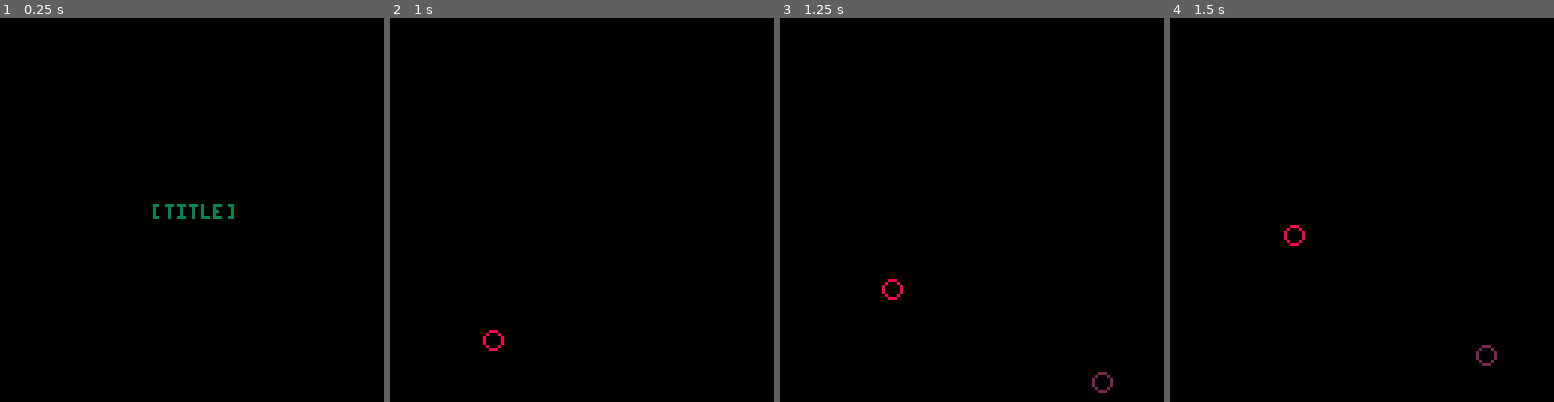
Above: before the commit, frames 1-4 (left to right).
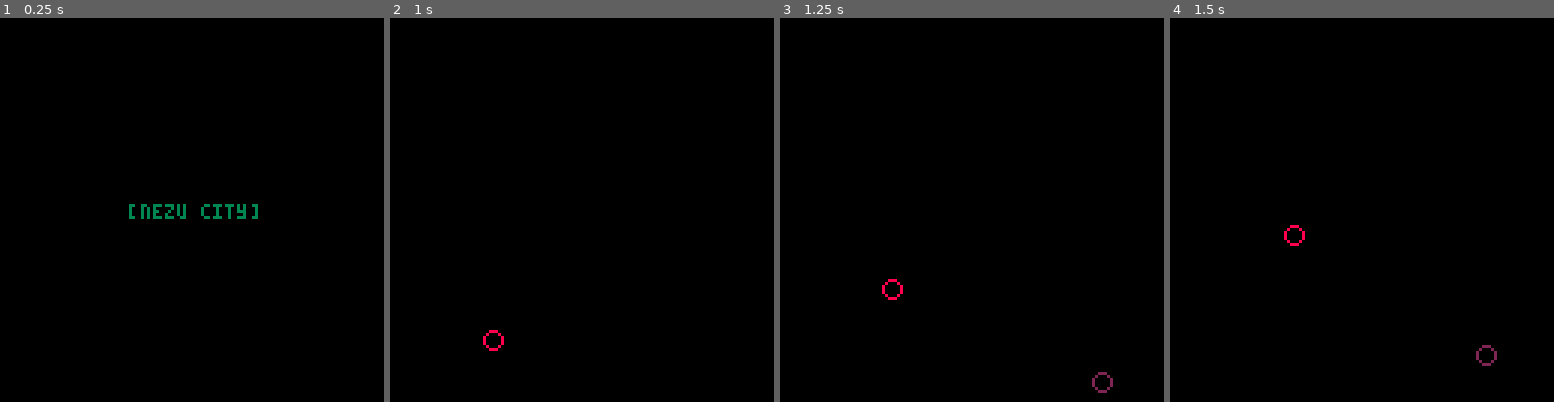
Above: after the commit, the same moments.

Repository: shuGH/pico8-nezu
Game: PICO-8 cartridge nezu.p8
Two runs of this game, one before a commit and one after it. Both use one fixed random seed, a clock stepped at 60 frames per second and the inputs below.
Inputs:
- Up to frame 1 (0.25 s): no input
- Up to frame 2 (1 s): tap X (X key) at 0.33 s; tap O (Z key) at 0.7 s
- Up to frame 3 (1.25 s): tap X (X key) at 1.07 s
- Up to frame 4 (1.5 s): no input

The runs differ from the first frame. In frame 1, 0.5% of the frame differs, in the area x 33-68%, y 48-53%; in frame 2, nothing differs; in frame 3, nothing differs; in frame 4, nothing differs.

Commit message:
Add: import library from ino.

Diff:
--- a/nezu.p8
+++ b/nezu.p8
@@ -1,9 +1,10 @@
 pico-8 cartridge // http://www.pico-8.com
-version 16
+version 18
 __lua__
---------------------------------
+------------------------------------------------------------------------------------------------
 -- pico system - shuzo iwasaki -
---------------------------------
+------------------------------------------------------------------------------------------------
+
 g_dbg = false
 g_win = {x = 128, y = 128}
 
@@ -282,7 +283,640 @@
 	print("ord: "..str)
 end
 
--- nezu city ------------------------
+------------------------------------------------------------------------------------------------
+-- nezu city
+------------------------------------------------------------------------------------------------
+
+s_alphabet = {
+"_","*",
+"a","b","c","d","e","f","g","h",
+"i","j","k","l","m","n","o","p",
+"q","r","s","t","u","v","w","x",
+"y","z",",",".","+","-","!","?",
+}
+
+s_grd = 90
+s_letter = 20
+
+s_score = 0
+s_name = {1,1,1}
+s_ranking_max = 5
+-- num: -32768.0 to 32767.99 (overflow in calc is ok.)
+s_num_offset = 32767
+
+s_dbg_log = {'','',''}
+
+-- util ------------------------
+
+function to_name_str(name)
+	local str = ""
+	for i=1, 3 do
+		if name[i] and s_alphabet[name[i]] then
+			str = str..s_alphabet[name[i]]
+		else
+			str = str..s_alphabet[1]
+		end
+	end
+	return str
+end
+
+function get_null_ranking(max)
+	local ranking = {}
+	for i=1, max do
+		add(ranking, {n={1,1,1}, s=0})
+	end
+	return ranking
+end
+
+function save_name(name)
+	dset(0, name[1])
+	dset(1, name[2])
+	dset(2, name[3])
+end
+function load_name()
+	return {dget(0),dget(1),dget(2)}
+end
+
+function save_score(score)
+	dset(3, score)
+end
+function load_score()
+	return dget(3)
+end
+
+function init_data()
+	dset(0, 0)
+	dset(1, 0)
+	dset(2, 0)
+	dset(3, 0)
+end
+
+-- fade ------------------------
+
+local fade_table={
+	{0,0,0,0,0,0,0,0,0,0,0,0,0,0,0},
+	{1,1,1,1,1,1,1,0,0,0,0,0,0,0,0},
+	{2,2,2,2,2,2,1,1,1,0,0,0,0,0,0},
+	{3,3,3,3,3,3,1,1,1,0,0,0,0,0,0},
+	{4,4,4,2,2,2,2,2,1,1,0,0,0,0,0},
+	{5,5,5,5,5,1,1,1,1,1,0,0,0,0,0},
+	{6,6,13,13,13,13,5,5,5,5,1,1,1,0,0},
+	{7,6,6,6,6,13,13,13,5,5,5,1,1,0,0},
+	{8,8,8,8,2,2,2,2,2,2,0,0,0,0,0},
+	{9,9,9,4,4,4,4,4,4,5,5,0,0,0,0},
+	{10,10,9,9,9,4,4,4,5,5,5,5,0,0,0},
+	{11,11,11,3,3,3,3,3,3,3,0,0,0,0,0},
+	{12,12,12,12,12,3,3,1,1,1,1,1,1,0,0},
+	{13,13,13,5,5,5,5,1,1,1,1,1,0,0,0},
+	{14,14,14,13,4,4,2,2,2,2,2,1,1,0,0},
+	{15,15,6,13,13,13,5,5,5,5,5,1,1,0,0}
+}
+
+-- rate: [0.0,1.0]
+function fade_scr(rate)
+	for c=0,15 do
+		local i = mid(0,flr(rate * 15),15) + 1
+		pal(c,fade_table[c+1][i])
+	end
+end
+
+-- gpio ------------------------
+
+-- name: 36*36*36 = 46656
+-- num: -32768.0 to 32767.99
+-- gpio: 255*255 = 65025
+
+s_gpio_cnt_idx = 10
+s_gpio_ope_idx = 11
+s_gpio_post_idx = 12
+s_gpio_pull_idx = 12
+
+function peek_gpio(idx)
+	return peek(0x5f80 + idx)
+end
+function poke_gpio(idx, n)
+	poke(0x5f80 + idx, n)
+end
+
+function to_gpio2(num16, is_offset)
+	is_offset = is_offset or false
+	if is_offset then
+		return {(num16 + s_num_offset) % 256, flr((num16 + s_num_offset) / 256)}
+	end
+	return {num16 % 256, flr(num16 / 256)}
+end
+function from_gpio2(gpio2, is_offset)
+	is_offset = is_offset or false
+	if is_offset then
+		return gpio2[1] + (gpio2[2] * 256) - s_num_offset
+	end
+	return gpio2[1] + (gpio2[2] * 256)
+end
+
+function to_name_offset16(arr)
+	local num16o = -s_num_offset
+	local n = 1
+	for i=1, 3 do
+		num16o += arr[i] * n
+		n *= 40
+	end
+	return num16o
+end
+function from_name_offset16(num16o)
+	local arr = {}
+	local n = 1
+	local mod = s_num_offset % 40
+	local num = num16o + mod
+	local off = s_num_offset - mod
+	for i=1, 3 do
+		-- over 32767/40 is not work
+		mod = off % 40
+		num += mod
+		off -= mod
+		if num < 0 then
+			arr[i] = (num + off) % 40
+		else
+			arr[i] = ((num % 40) + (off % 40)) % 40
+		end
+		num = (num - arr[i])/40
+		off = off/40
+	end
+	return arr
+end
+
+function increment_gpio_cnt()
+	if (peek_gpio(s_gpio_cnt_idx) >= 256) then
+		poke_gpio(s_gpio_cnt_idx, 0)
+	else
+		poke_gpio(s_gpio_cnt_idx, peek_gpio(s_gpio_cnt_idx) + 1)
+	end
+end
+function set_gpio_ope(idx)
+	-- 1:post, 2:pull, 3:post done, 4:pull ok
+	poke_gpio(s_gpio_ope_idx, idx)
+end
+
+-- web api ------------------------
+
+s_api = {
+	init = function(self,max)
+		self.cnt = 0
+		self.elasped = -1.0
+		self.max = max
+		self.wait_max = 4.0
+		self.callback_post = nil
+		self.callback_pull = nil
+
+		poke_gpio(s_gpio_cnt_idx, 0)
+		poke_gpio(s_gpio_ope_idx, 0)
+	end,
+	update = function(self,delta)
+		if self.elasped >= 0 then self.elasped += delta end
+		if self.elasped >= self.wait_max then
+			if self.callback_post ~= nil then self.callback_post() end
+			if self.callback_pull ~= nil then self.callback_pull(get_null_ranking(self.max)) end
+			self.elasped = -1.0
+		end
+
+		if self.cnt == peek_gpio(s_gpio_cnt_idx) then return end
+		self.cnt = peek_gpio(s_gpio_cnt_idx)
+
+		if peek_gpio(s_gpio_ope_idx) == 3 then
+			if self.callback_post ~= nil then
+				self.callback_post()
+				self.callback_post = nil
+			end
+			self.elasped = -1.0
+		elseif peek_gpio(s_gpio_ope_idx) == 4 then
+			if self.callback_pull ~= nil then
+				local ranking = get_null_ranking(self.max)
+				for i=1, #ranking do
+					local idx = s_gpio_pull_idx + (i-1) * 4
+					if peek_gpio(idx) ~= 0 then
+						ranking[i]["n"] = from_name_offset16(
+							from_gpio2({peek_gpio(idx+0), peek_gpio(idx+1)}, true)
+						)
+						ranking[i]["s"] = from_gpio2({peek_gpio(idx+2), peek_gpio(idx+3)})
+					end
+				end
+				self.callback_pull(ranking)
+				self.callback_pull = nil
+			end
+			self.elasped = -1.0
+		end
+	end,
+
+	post = function(self,name,score,callback)
+		if self.elasped >= 0 then return end
+		local name_gpio2 = to_gpio2(to_name_offset16(name), true)
+		local score_gpio2 = to_gpio2(score)
+		poke_gpio(s_gpio_post_idx + 0, name_gpio2[1])
+		poke_gpio(s_gpio_post_idx + 1, name_gpio2[2])
+		poke_gpio(s_gpio_post_idx + 2, score_gpio2[1])
+		poke_gpio(s_gpio_post_idx + 3, score_gpio2[2])
+		set_gpio_ope(1)
+		increment_gpio_cnt()
+		self.callback_post = callback
+		self.elasped = 0
+	end,
+	pull = function(self,callback)
+		if self.elasped >= 0 then return end
+		set_gpio_ope(2)
+		increment_gpio_cnt()
+		self.callback_pull = callback
+		self.elasped = 0
+	end,
+	exit = function(self)
+		self.callback_post = nil
+		self.callback_pull = nil
+		self.elasped = -1
+	end,
+	draw_debug = function(self)
+		printr(
+			""..self.elasped..","..self.cnt.." ["..peek_gpio(s_gpio_cnt_idx)..","..peek_gpio(s_gpio_ope_idx).."]",
+			g_win.y,0,11
+		)
+		printr(
+			"["..peek_gpio(s_gpio_post_idx+0)..","..peek_gpio(s_gpio_post_idx+1)..","..peek_gpio(s_gpio_post_idx+2)..","..peek_gpio(s_gpio_post_idx+3).."]",
+			g_win.x,6,11
+		)
+		local n = from_gpio2({peek_gpio(s_gpio_post_idx+0), peek_gpio(s_gpio_post_idx+1)}, true)
+		local s = from_gpio2({peek_gpio(s_gpio_post_idx+2), peek_gpio(s_gpio_post_idx+3)})
+		printr(
+			"("..n..","..s..")",
+			g_win.x,12,11
+		)
+	end
+}
+
+-- name reel ------------------------
+
+char_reel = p.define({
+	const = function(self, px, py, num, color)
+		char_reel._super.const(self,px,py)
+		self.chars = {}
+		for i = 1, num do
+			self.chars[i] = 1
+		end
+
+		self.index = 1
+		self.color = color
+
+		self.fixed = false
+		self.decided = false
+		self.duration = 0.4
+		self.elasped = 0
+	end,
+	dest = function(self)
+	end,
+
+	update = function(self,delta)
+		char_reel._super.update(self,delta)
+		self.elasped = (self.elasped < self.duration * 2) and (self.elasped + delta) or (0)
+	end,
+	draw = function(self)
+		-- blink after decided
+		if self.decided then
+			if self.elasped > self.duration then return end
+		end
+
+		local x = 0
+		local y = 0
+		color(self.color)
+		print("[", self.pos.x + (-0 * 4), self.pos.y)
+		for i = 1, #self.chars do
+			local char = s_alphabet[self.chars[i]]
+			if self.fixed then
+				print(char, self.pos.x + (i * 4), self.pos.y)
+			elseif (i ~= self.index) or (self.elasped > self.duration) then
+				-- blink
+				print(char, self.pos.x + (i * 4), self.pos.y)
+			end
+		end
+		print("]", self.pos.x + ((#self.chars+1) * 4), self.pos.y)
+	end,
+	is_fixed = function(self)
+		return self.fixed
+	end,
+	is_decided = function(self)
+		return self.decided
+	end,
+	is_first = function(self)
+		return (self.index == 1)
+	end,
+	is_last = function(self)
+		return (self.index == #self.chars)
+	end,
+	decide = function(self)
+		self.duration = 0.1
+		self.decided = true
+	end,
+	fix = function(self)
+		self.fixed = true
+	end,
+	cancel = function(self)
+		self.fixed = false
+		self.elasped = 0
+	end,
+	set_index = function(self, idx)
+		self.index = mid(1, idx, #self.chars)
+		if self.chars[self.index] == 1 then
+			self.chars[self.index] = 2
+		end
+	end,
+	next = function(self)
+		self:set_index((self.index < #self.chars) and (self.index + 1) or (1))
+		self.elasped = 0
+	end,
+	back = function(self)
+		self:set_index((self.index > 1) and (self.index - 1) or (#self.chars))
+		self.elasped = 0
+	end,
+	roll_up = function(self)
+		self.chars[self.index] = (self.chars[self.index] < #s_alphabet) and (self.chars[self.index] + 1) or (2)
+		self.elasped = self.duration
+	end,
+	roll_down = function(self)
+		self.chars[self.index] = (self.chars[self.index] > 2) and (self.chars[self.index] - 1) or (#s_alphabet)
+		self.elasped = self.duration
+	end,
+
+	set_name = function(self, name)
+		for i=1, #self.chars do
+			self.chars[i] = (name[i] == nil or name[i] <= 0 or name[i] > #s_alphabet) and 1 or name[i]
+		end
+	end,
+	get_name = function(self)
+		return self.chars
+	end
+})
+
+-- ranking ------------------------
+
+ranking_manager = p.define({
+	const = function(self,px,py,max)
+		ranking_manager._super.const(self,px,py)
+		self.max = max
+		self.ranking = get_null_ranking(self.max)
+		self.marks = {128,129,130}
+		self.loading = false
+		self.cnt = 0
+		self.anim = 0
+		self.anim_d = 4
+	end,
+	dest = function(self)
+		self.ranking = {}
+	end,
+
+	update = function(self,delta)
+		ranking_manager._super.update(self,delta)
+	end,
+	draw = function(self)
+		for i=1, self.max do
+			local x = self.pos.x
+			local y = self.pos.y + (10*(i-1))
+			local name = "---"
+			local score = 0
+			if self.ranking[i] then
+				name = to_name_str(self.ranking[i]["n"])
+				score = self.ranking[i]["s"]
+			 end
+			printl(""..i..". ", x, y, 11)
+			printl(""..name,    x+10, y, 11)
+			printr(""..score,   x+64, y, 11)
+			if self.marks[i] then
+				spr(self.marks[i],x-12,y-2)
+			end
+		end
+
+		if self.loading then
+			self.cnt += 1
+			if self.cnt % self.anim_d == 0 then self.anim += 1 end
+			if self.anim >= 4 then self.anim = 0 end
+			spr(144 + self.anim, g_win.x/2-4, g_win.x/2-4)
+		end
+	end,
+	activate_loading = function(self, is_active)
+		self.loading = is_active
+		self.cnt = 0
+	end,
+	set_ranking = function(self, ranking)
+		self.ranking = ranking
+	end
+})
+
+-- score ------------------------
+
+score_manager = p.define({
+})
+
+-- point ------------------------
+
+char_point = p.define({
+	const = function(self, pt, px, py)
+		char_point._super.const(self,px,py,0,-12,0,2)
+		self:set_priority(10,10)
+		self.pt = pt
+		self.remaining = 0.8
+	end,
+	dest = function(self)
+	end,
+
+	update = function(self,delta)
+		char_point._super.update(self,delta)
+		self.remaining -= delta
+		if (self.remaining < 0) then
+			p.destroy(self)
+		end
+	end,
+	draw = function(self)
+		local s = self.pt >= 0 and "+"..self.pt or ""..self.pt
+		printm(s, self.pos.x, self.pos.y,11)
+	end
+})
+
+-- effect ------------------------
+
+effect_manager = p.define({
+	const = function(self)
+		effect_manager._super.const(self)
+		self:set_priority(8,8)
+
+		-- ptcl list {px,py,vx,vy,ax,ay,size,line,clr,life}
+		self.ptcls = {}
+		-- ptcl setting
+		self.impact = {
+			vx = 22,
+			vy = 14,
+			ax = 0,
+			ay = 10,
+			size = 2,
+			life = 0.4,
+			rect = 6,
+			clrs = {9,9,9,10},
+			num = 8,
+			line = false
+		}
+		self.explosion = {
+			vx = 30,
+			vy = 18,
+			ax = 0,
+			ay = 14,
+			size = 2.4,
+			life = 0.6,
+			rect = 8,
+			clrs = {10,9,9,8,2},
+			num = 10,
+			line = false
+		}
+		self.dash = {
+			vx = 6,
+			vy = 0,
+			ax = 0,
+			ay = 0,
+			size = 4,
+			life = 0.4,
+			rect = 10,
+			clrs = {6,7,7},
+			num = 8,
+			line = true
+		}
+		self.jump = {
+			vx = 22,
+			vy = 4,
+			ax = 0,
+			ay = 15,
+			size = 2,
+			life = 0.4,
+			rect = 4,
+			clrs = {6,7,7},
+			num = 4,
+			line = false
+		}
+
+		-- fade
+		self.fade_duration = 0.0
+		self.fade_from = 0.0
+		self.fade_to = 1.0
+		self.fade_elasped = -1.0
+	end,
+	dest = function(self)
+		for i=1, #self.ptcls do
+			self.ptcls[i] = {}
+		end
+		self.ptcls = {}
+		-- fade_scr(0.0)
+	end,
+
+	update = function(self,delta)
+		effect_manager._super.update(self,delta)
+		-- ptcl
+		for i=#self.ptcls, 1, -1 do
+			for j=#self.ptcls[i], 1, -1 do
+				local ptcl = self.ptcls[i][j]
+				ptcl.vx += ptcl.ax * delta
+				ptcl.px += ptcl.vx * delta
+				ptcl.vy += ptcl.ay * delta
+				ptcl.py += ptcl.vy * delta
+				ptcl.life -= delta
+				if ptcl.life < 0.0 then
+					del(self.ptcls[i], ptcl)
+				end
+			end
+			if #self.ptcls[i] == 0 then
+				del(self.ptcls, self.ptcls[i])
+			end
+		end
+		-- fade
+		if self.fade_elasped >= 0.0 then
+			self.fade_elasped += delta
+			if (self.fade_elasped > self.fade_duration) then
+				fade_scr(self.fade_from)
+				self.fade_elasped = -1.0
+			else
+				local r = self.fade_to + ((self.fade_from - self.fade_to) * (self.fade_elasped/self.fade_duration))
+				fade_scr(r)
+			end
+		end
+	end,
+	draw = function(self)
+		for i=1, #self.ptcls do
+			for j=1, #self.ptcls[i] do
+				local ptcl = self.ptcls[i][j]
+				if ptcl.line then
+					line(ptcl.px, ptcl.py, ptcl.px-ptcl.size, ptcl.py, ptcl.clr)
+				else
+					circfill(ptcl.px, ptcl.py, ptcl.size, ptcl.clr)
+				end
+			end
+		end
+	end,
+
+	spawn_ptcl = function(self, setting, x,y, dx,dy)
+		dx = dx or 0
+		dy = dy or 0
+		local ptcls = {}
+		for i=1, setting.num do
+			add(ptcls, {
+				px = x + rndr(-setting.rect/2.0, setting.rect/2.0),
+				py = y + rndr(-setting.rect/2.0, setting.rect/2.0),
+				vx = rndr(-setting.vx, setting.vx) + dx,
+				vy = rndr(-setting.vy, setting.vy) + dy,
+				ax = setting.ax,
+				ay = setting.ay,
+				size = rndr(1,setting.size),
+				clr = setting.clrs[rndir(1,#setting.clrs)],
+				life = setting.life,
+				line = setting.line
+			})
+		end
+		add(self.ptcls, ptcls)
+	end,
+	fade_in = function(self,sec)
+		self.fade_duration = sec
+		self.fade_from = 0.0
+		self.fade_to = 1.0
+		self.fade_elasped = 0.0
+	end,
+	fade_out = function(self,sec)
+		self.fade_duration = sec
+		self.fade_from = 1.0
+		self.fade_to = 0.0
+		self.fade_elasped = 0.0
+	end
+})
+
+-- cheese ------------------------
+
+char_cheese = p.define({
+})
+
+-- nezumi ------------------------
+
+char_nezu = p.define({
+})
+
+char_konezu = p.define({
+})
+
+-- neko ------------------------
+
+char_neko = p.define({
+})
+
+-- letter box ------------------------
+
+draw_letter_box = function()
+	rectfill(0,0,128,s_letter,1)
+	rectfill(0,128-s_letter,128,128,1)
+end
+
+-- background ------------------------
+
+view_city = p.define({
+})
+
+
 
 nezumi = p.define({
 	const = function(self,px,py,vx,vy)
@@ -323,7 +957,9 @@
 	end
 }, nezumi)
 
--- title ------------------------
+------------------------------------------------------------------------------------------------
+-- title
+------------------------------------------------------------------------------------------------
 
 scn_title = p.add("title")
 
@@ -343,7 +979,7 @@
 end
 
 function scn_title:pre_draw()
-	printm("[title]",64,62,3)
+	printm("[nezu city]",64,62,3)
 end
 
 function scn_title:post_draw()
Not shown, changed: 25 lines of the sprite sheet (__gfx__) section of nezu.p8
